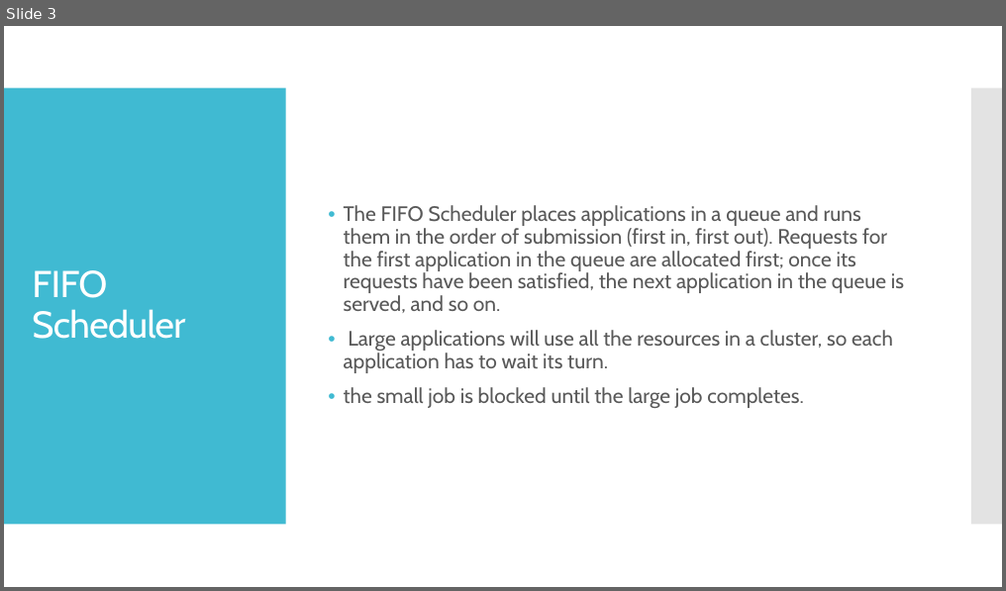
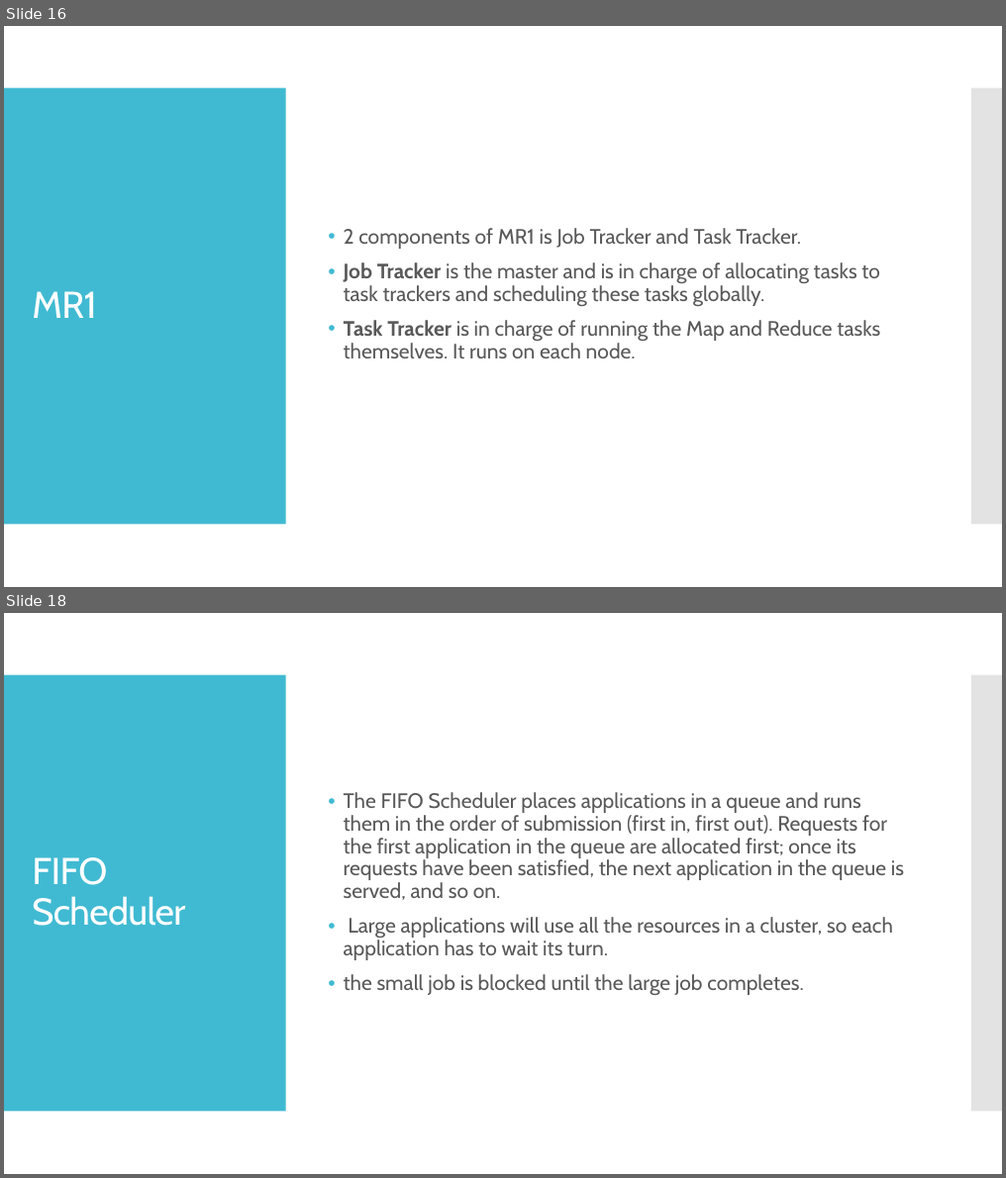
Before and after one commit to ketankk/BDppt, a slide deck: ppt/HADOOP.pptx. Shown one above the other, each under a label of ours: slide 3 before the commit, slides 16 and 18 after it; the slides between them are not shown. The pictures are 1006x591 and 1006x1178 pixels, drawn with LibreOffice and Linux fonts; fonts in the diff are those of the drawing. Boxes give left, top, right and bottom in pixels: in the first picture for what was removed or moved away, otherwise in the second. Text is boxed around its words. In the diff, an @@ line names an element or a change of style, - is before the commit and + after.

Commit message:
MapReduce,Hadoop,Spark

```diff
--- a/ppt/HADOOP.pptx
+++ b/ppt/HADOOP.pptx
@@ slide 16 added at (4,26,1002,587), background #FFFFFF; not listed: 2 template elements that a slide beside it also shows @@
@@ text added at (344,228,880,359), 20 pt, text #595959 @@
+• 2 components of MR1 is Job Tracker and Task Tracker.
+• Job Tracker is the master and is in charge of allocating tasks to task trackers and scheduling these tasks globally.
+• Task Tracker is in charge of running the Map and Reduce tasks themselves. It runs on each node.
@@ title added at (32,291,96,318), 36 pt, text #FFFFFF @@
+MR1
@@ what was slide 3 is now slide 18 @@
```
Also in this commit, not shown: 2 slides changed, 16 other slides added, 11 other files.
